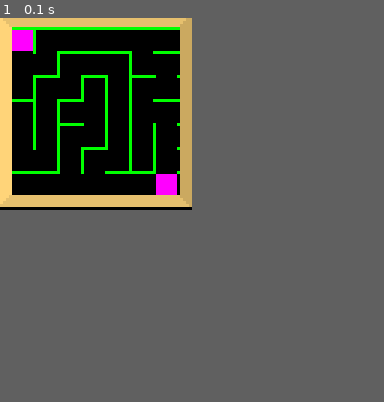
Above: before the commit, frame 1.
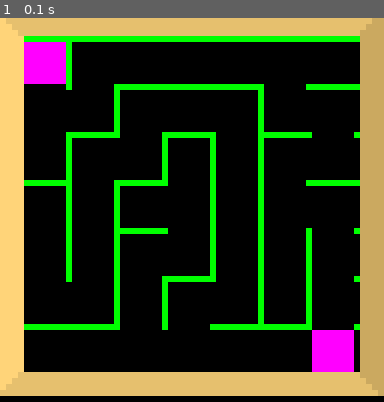
Above: after the commit, the same moment.

Repository: avivbeeri/GameJam
Game: pygame game, started from runme.py
The game is run twice, just before and just after one commit, with the same random seed, the same clock (stepped at 60 frames per second) and the same inputs. The source is Python 2; it was converted automatically to run under Python 3.
Inputs:
- Up to frame 1 (0.1 s): no input
The window is 64x64 before the commit and 128x128 after it. Grey fills any space a smaller window leaves; there, only what the larger window draws over its background counts as a difference.

The runs differ from the first frame. In frame 1, 34% of the frame differs, in the area x 0-100%, y 0-99%.

Commit message:
We successfully can scale up the size of the output display.

Diff:
--- a/runme.py
+++ b/runme.py
@@ -6,7 +6,9 @@
 
 def main():
 	pygame.init()
-	screen = pygame.display.set_mode((64,64))
+	screen = pygame.Surface((64, 64))
+	outputSize = (128, 128)
+	display = pygame.display.set_mode(outputSize)
 	pygame.display.set_caption('Test')
 	pygame.mouse.set_visible(0)
 	#Create the window and caption etc.
@@ -44,6 +46,7 @@
 		screen.blit(background, (0,0))
 		newmaze.draw(screen)
 		screen.blit(mazeFrame, (0,-1))
+		display.blit(pygame.transform.scale(screen, outputSize), (0, 0))
 		pygame.display.flip()
 
 if __name__ == '__main__': main()
